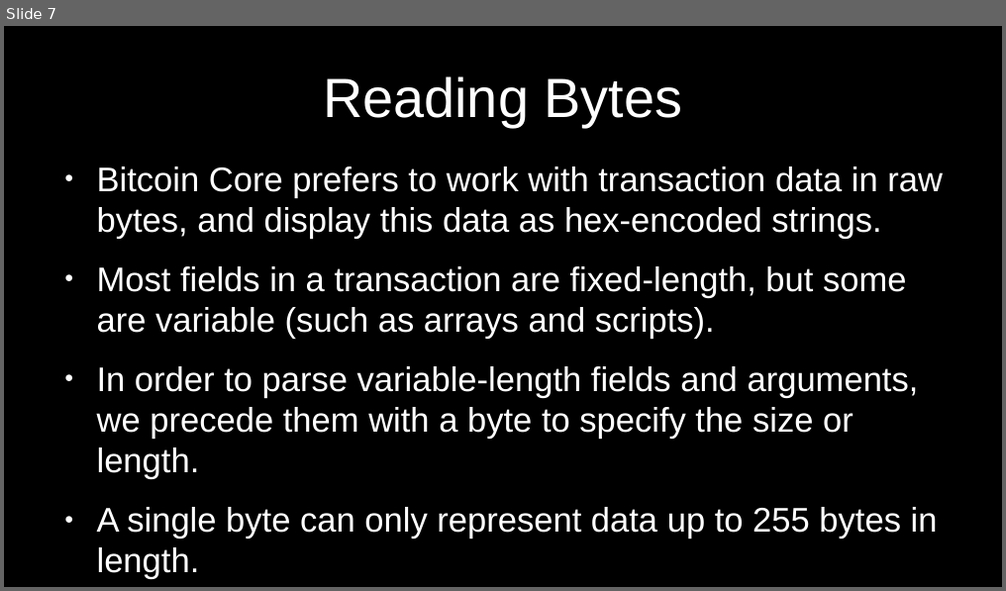
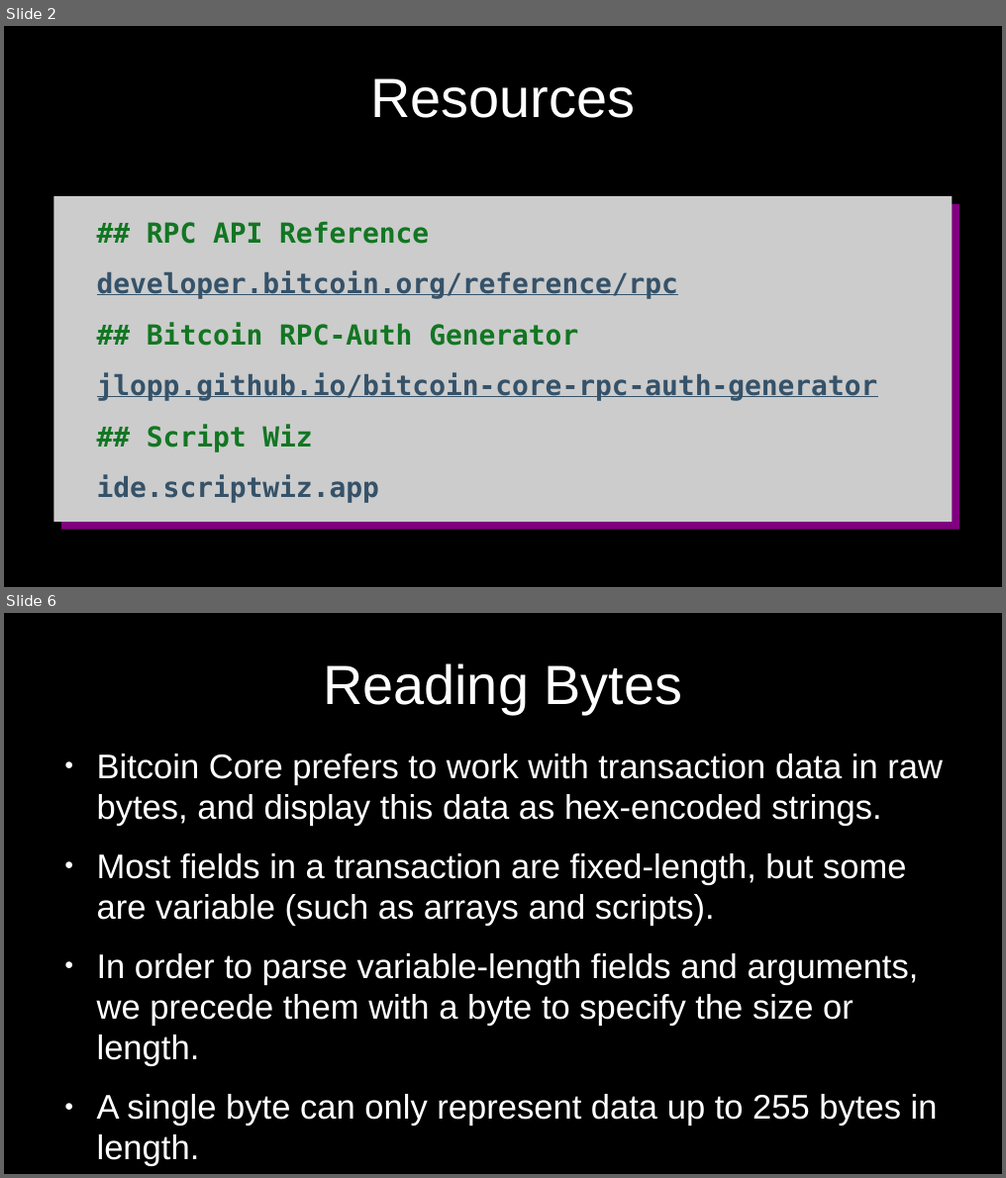
Before and after one commit to cmdruid/bitcoin-programming, a slide deck: slides/bitcoin-transactions-workshop.odp. Shown one above the other, each under a label of ours: slide 7 before the commit, slides 2 and 6 after it; the slides between them are not shown. The pictures are 1006x591 and 1006x1178 pixels, drawn with LibreOffice and Linux fonts; fonts in the diff are those of the drawing. Boxes give left, top, right and bottom in pixels: in the first picture for what was removed or moved away, otherwise in the second. Text is boxed around its words. In the diff, an @@ line names an element or a change of style, - is before the commit and + after.

```diff
--- a/slides/bitcoin-transactions-workshop.odp
+++ b/slides/bitcoin-transactions-workshop.odp
@@ slide 2 added at [4,26,1002,587], background #000000 @@
@@ title added at [370,78,635,118], 44 pt, text #FFFFFF @@
+Resources
@@ text added at [54,196,952,522], fill #CCCCCC, 22 pt, text #355269, bold, underline @@
+## RPC API Reference
+developer.bitcoin.org/reference/rpc
+## Bitcoin RPC-Auth Generator
+jlopp.github.io/bitcoin-core-rpc-auth-generator
+## Script Wiz
+ide.scriptwiz.app
@@ what was slide 7 is now slide 6 @@
```
Also in this commit, not shown: 3 slides changed, 3 other slides added, 3 slides removed, 8 other files.
